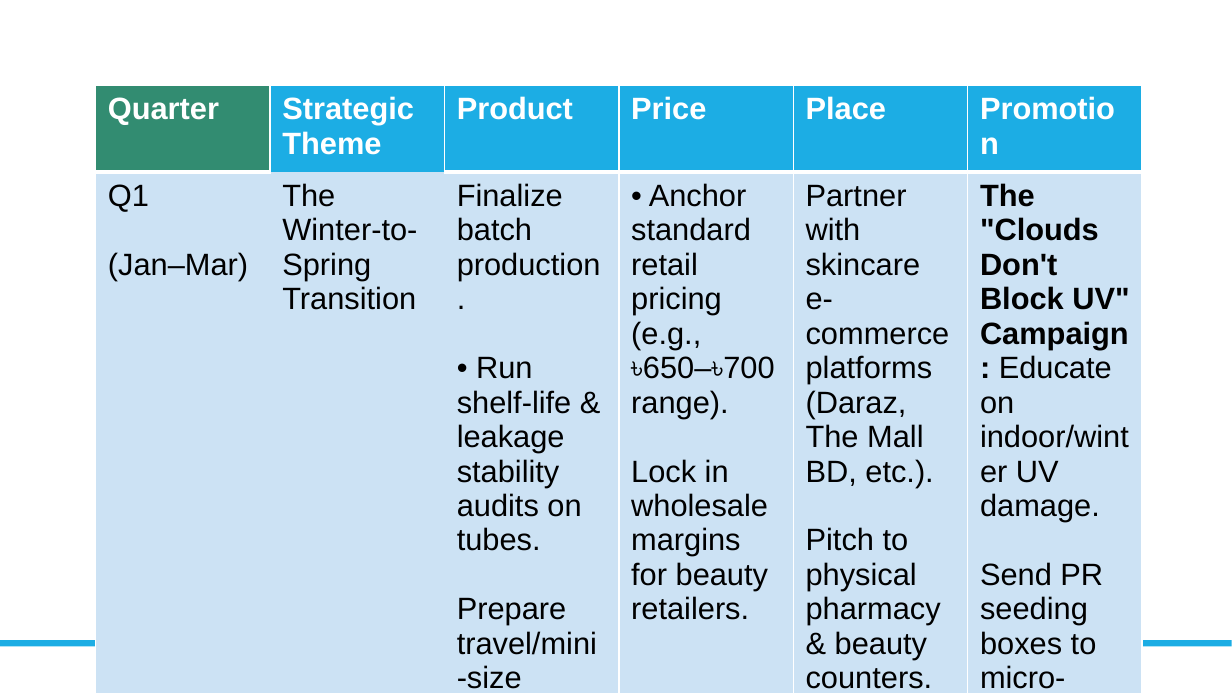
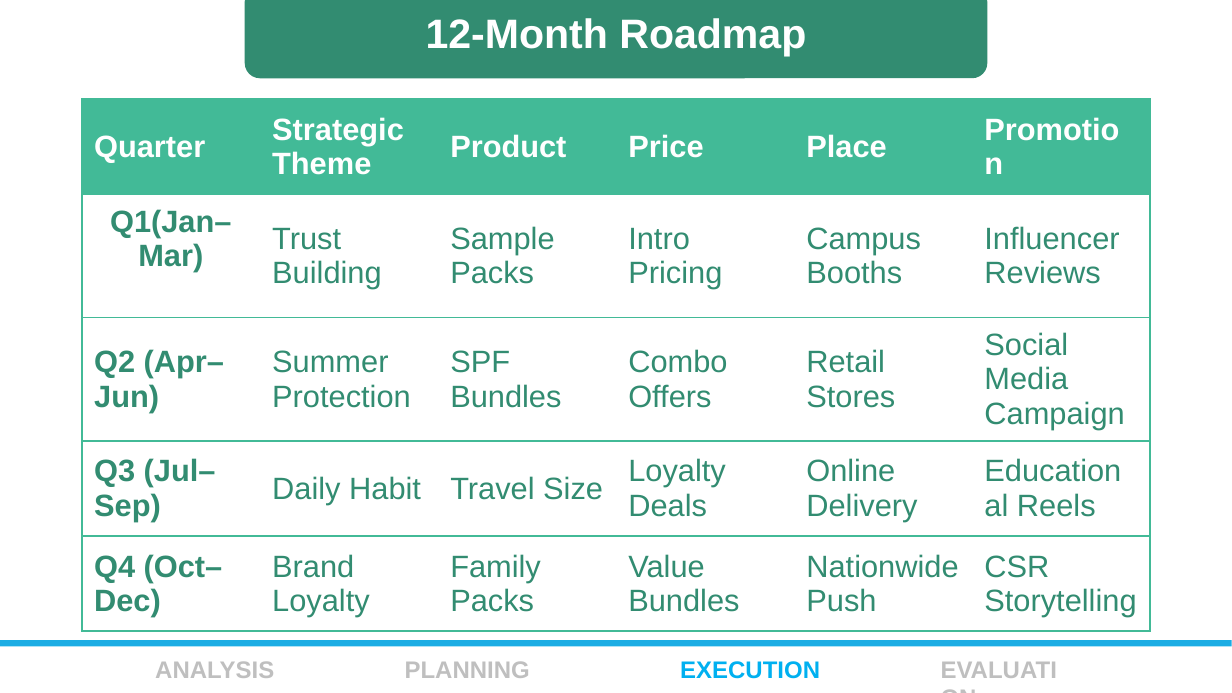
Before and after one commit to shohan12727/Business-Case, a slide deck: slide 9 of SkinCafeSunFunday/Skin-Cafe-Solution.pptx (slide 10 before the commit). Drawn at 1232x693 pixels with LibreOffice and Linux fonts; fonts in the diff are those of the drawing. Boxes give left, top, right and bottom in pixels: in the first picture for what was removed or moved away, otherwise in the second. Text is boxed around its words. In the diff, an @@ line names an element or a change of style, - is before the commit and + after.

```diff
--- a/SkinCafeSunFunday/Skin-Cafe-Solution.pptx
+++ b/SkinCafeSunFunday/Skin-Cafe-Solution.pptx
@@ rounded rectangle added at (245,0,988,79), fill #328B71, 24 pt, text #FFFFFF, bold @@
+12-Month Roadmap
@@ table at (81,99,1153,621) @@
-row 2: Q1 / (Jan–Mar) | The Winter-to-Spring Transition | Finalize batch production. / • Run shelf-life & leakage stability audits on tubes. / Prepare travel/mini-size sample tubes. | • Anchor standard retail pricing (e.g., ৳650–৳700 range). / Lock in wholesale margins for beauty retailers. | Partner with skincare e-commerce platforms (Daraz, The Mall BD, etc.). / Pitch to physical pharmacy & beauty counters. | The "Clouds Don't Block UV" Campaign: Educate on indoor/winter UV damage. / Send PR seeding boxes to micro-influencers for honest formulation reviews.
+row 2: Q1(Jan–Mar) | Trust Building | Sample Packs | Intro Pricing | Campus Booths | Influencer Reviews
+row 3: Q2 (Apr–Jun) | Summer Protection | SPF Bundles | Combo Offers | Retail Stores | Social Media Campaign
+row 4: Q3 (Jul–Sep) | Daily Habit | Travel Size | Loyalty Deals | Online Delivery | Educational Reels
+row 5: Q4 (Oct–Dec) | Brand Loyalty | Family Packs | Value Bundles | Nationwide Push | CSR Storytelling
@@ table: place and size @@
-table at (96,86,1146,693)
+table at (81,99,1153,621)
@@ text added at (155,661,274,678), 14 pt, text #BFBFBF, bold @@
+ANALYSIS
```
Also in this commit, not shown: 1 slide removed, 1 other file.
